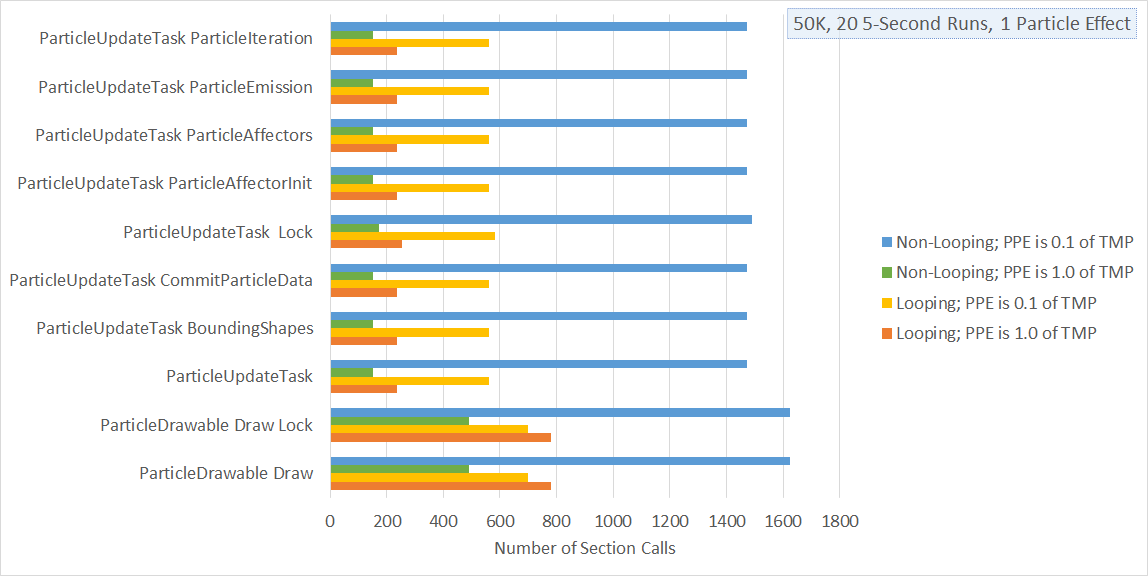
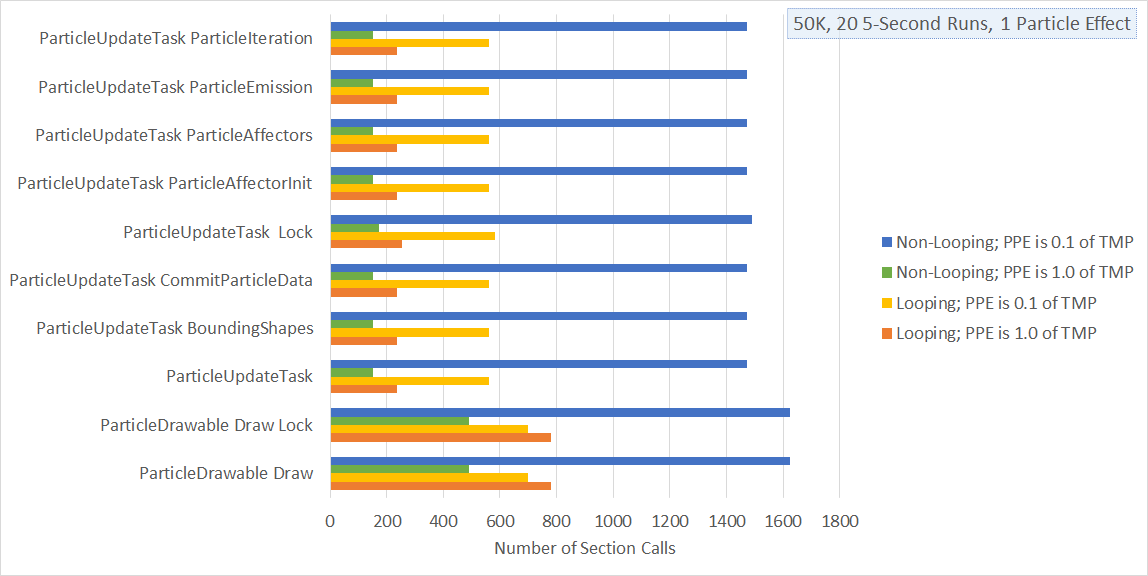
Revision of a layered 1148px x 576px image; what changed, layer by layer:
added layer "Layer 3" above "Layer 2" over [left=331, top=22, right=892, bottom=465]
added layer "Layer 2" above "Layer 1" over [left=331, top=22, right=892, bottom=465]
